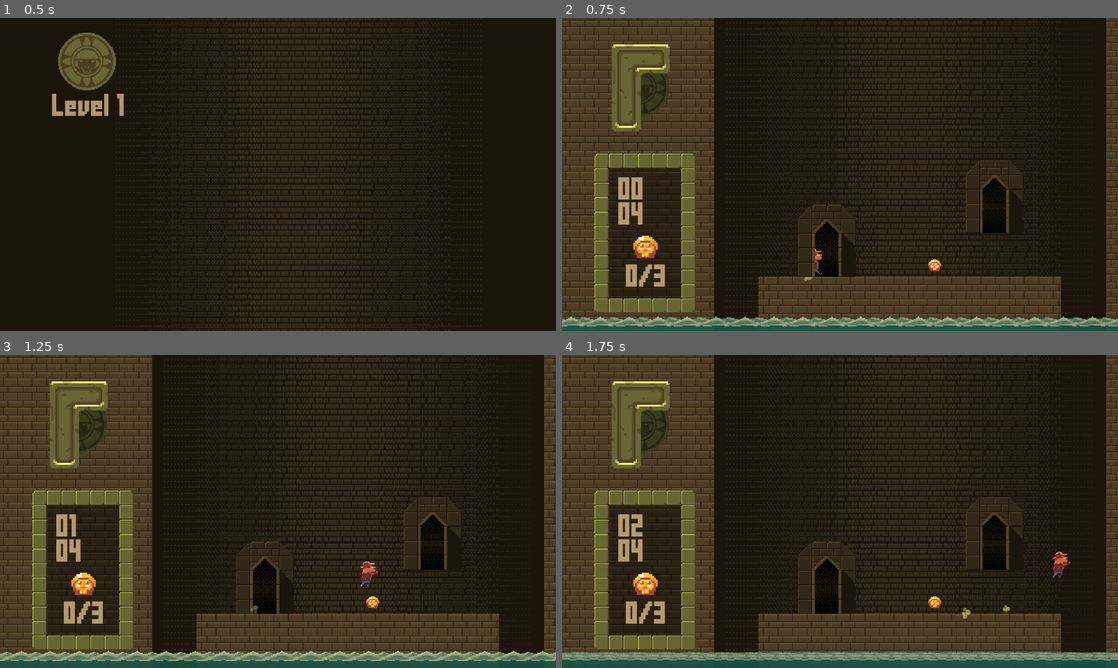
Above: before the commit, frames 1-4 (two rows, left to right).
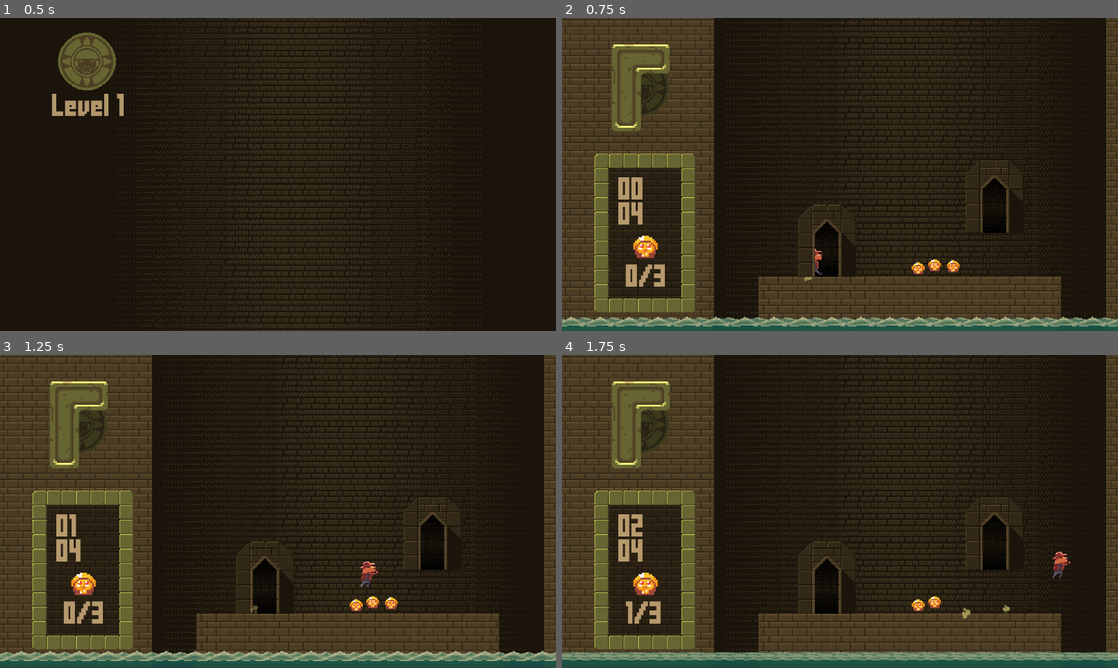
Above: after the commit, the same moments.

Repository: The-First-Pancake/gmtk-game-jam-2024
Game: Godot game, scene res://Levels/LevelSelect.tscn
Two runs of this game, one before a commit and one after it. Both use one fixed random seed, a clock stepped at 60 frames per second and the inputs below. The engine's default icon, where the game draws it, is replaced by a stand-in: a white triangle on a blue panel in a dark square.
Inputs (mouse positions are in pixels of both pictures, inside the frame that each line leads up to):
- Up to frame 1 (0.5 s): no input
- Up to frame 2 (0.75 s): tap Enter at 0.5 s; move the mouse to (650, 61) at 0.52 s; hold Right (move_right) from 0.53 s (still down); click (650, 61) at 0.6 s
- Up to frame 3 (1.25 s): keep holding Right (move_right); tap Space (jump) at 0.77 s
- Up to frame 4 (1.75 s): keep holding Right (move_right); move the mouse to (639, 423) at 1.27 s; right-click (639, 423) at 1.35 s; click (639, 423) at 1.42 s; tap Space (jump) at 1.52 s

Frame 1 is identical in both runs. In frame 2, 0.1% of the frame differs, in the area x 62-72%, y 77-82%; in frame 3, 0.1%; in frame 4, 0.4%, in the area x 11-66%, y 78-86%.

Commit message:
Add three idoles

Diff:
--- a/Levels/Template Level.tscn
+++ b/Levels/Template Level.tscn
@@ -261,6 +261,12 @@
 [node name="Idol" parent="." instance=ExtResource("13_jfp1q")]
 position = Vector2(1460, 994)
 
+[node name="Idol2" parent="." instance=ExtResource("13_jfp1q")]
+position = Vector2(1524, 998)
+
+[node name="Idol3" parent="." instance=ExtResource("13_jfp1q")]
+position = Vector2(1403, 1005)
+
 [node name="Parallax2D" type="Parallax2D" parent="."]
 z_index = -4096
 scroll_scale = Vector2(1, 0.5)
